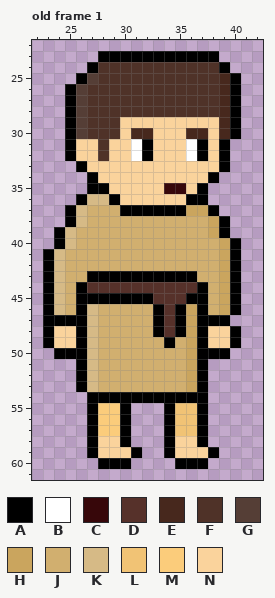
Pixel-art file -- Assets/Sprite/Unit/Extra/NPC02.aseprite. Above: the version before the commit.
64x64 pixels, 1 frame. Colours within 5 levels of each other are drawn and written as one. Shown: old frame 1: x 22..42, y 22..61. The commit also changed other frames, which this record leaves out.
Palette (. is transparent): A #000000  B #ffffff  C #37070a  D #56312a  E #47281d  F #4f3228  G #553e36  H #caa55e  J #d1af6f  K #d6ba86  L #f1c375  M #fbcc7b  N #fad39c
Pixels before, old frame 1, first column x 23:
23 .....AAAAAAAAAAA..
24 ....AFFFFFFFFFFFA.
25 ...AGFFFFFFFFFFFEA
26 ..AGFFFFFFFFFFFFEA
27 ..AGFFFFFFFFFFFFEA
28 ..AGFFFFFFFFFFFFEA
29 ..AGFFFNNNNNNNNNEA
30 ..AGFFFNEENNNEENEA
31 ..ANNFNNBANNNBANA.
32 ..ANNFNNBANNNBANA.
33 ...ANNNNNNNNNNNNA.
34 ....ANNNNNNNNNNA..
35 ....AANNNNNCCNA...
36 ...AKKANNNNNNAA...
37 ..AKJJJAAAAAAHHA..
38 ..AKJJJJJJJJJJJHA.
39 .AKJJJJJJJJJJJJHA.
40 .AKJJJJJJJJJJJJJHA
41 AKJJJJJJJJJJJJJJHA
42 AKJJJJJJJJJJJJJJHA
43 AKJJAAAAAAAAAAJJHA
44 AKJADDDDDDDDDDAJHA
45 AKJAAAAAAADDDAAJHA
46 AKJAKJJJJJADAHAJHA
47 AAAAKJJJJJADAHAAA.
48 ANNAKJJJJJADAHANNA
49 ANNAKJJJJJJAJHANNA
50 .AAAKJJJJJJJJHAAA.
51 ...AKJJJJJJJJHA...
52 ...AKJJJJJJJJHA...
53 ...AKJJJJJJJJHA...
54 ....AAAAAAAAAAA...
55 ....AMMA...ALLA...
56 ....AMMA...ALLA...
57 ....AMMA...ALLA...
58 ....ANNA...ANNA...
59 ....ANNNA..ANNNA..
60 .....AAA....AAA...
After:
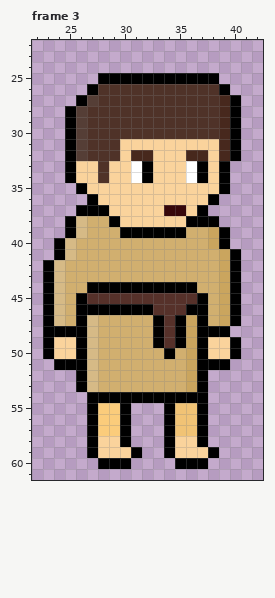
A new or re-ordered frame is compared with the old frame closest to it.
Edits made:
frames 1 -> 4
Changed rows in their new state; - is an unchanged pixel.
Frame 3 is new; against old frame 1:
first column x 23:
23 -----...........--
24 ----.............-
25 ---..AAAAAAAAAAA..
26 --..A-----------A.
27 --.AG-------------
29 -------FFFFFFFFF--
30 -------FFFFFFFFF--
31 ---GF-F-NN---NN-EA
32 ---GF-F-EE---EE-EA
33 --AN-F--BA---BA---
34 --ANNF--BA---BANA-
35 ---ANN-----NN-NNA-
36 ---.ANN------NNA--
37 --.AAANNNNNCCNA.--
38 ------ANNNNNNAAA.-
39 -.AK---AAAAAA-----
40 ---------------HA.
41 .AK---------------
43 ----JJJJJJJJJJ----
44 ---JAAAAAAAAAAJ---
45 ----DDDDDD---D----
46 ----AAAAAAD-DA----
47 -KJ------------JHA
48 -AA------------AA.
49 ----------ADA-----
50 ANN--------A---NNA
51 -AA------------AA-
Boxes around the changes in both pictures, in picture pixels (x1, y1, x2, y2):
changed: (43, 51, 241, 370)
